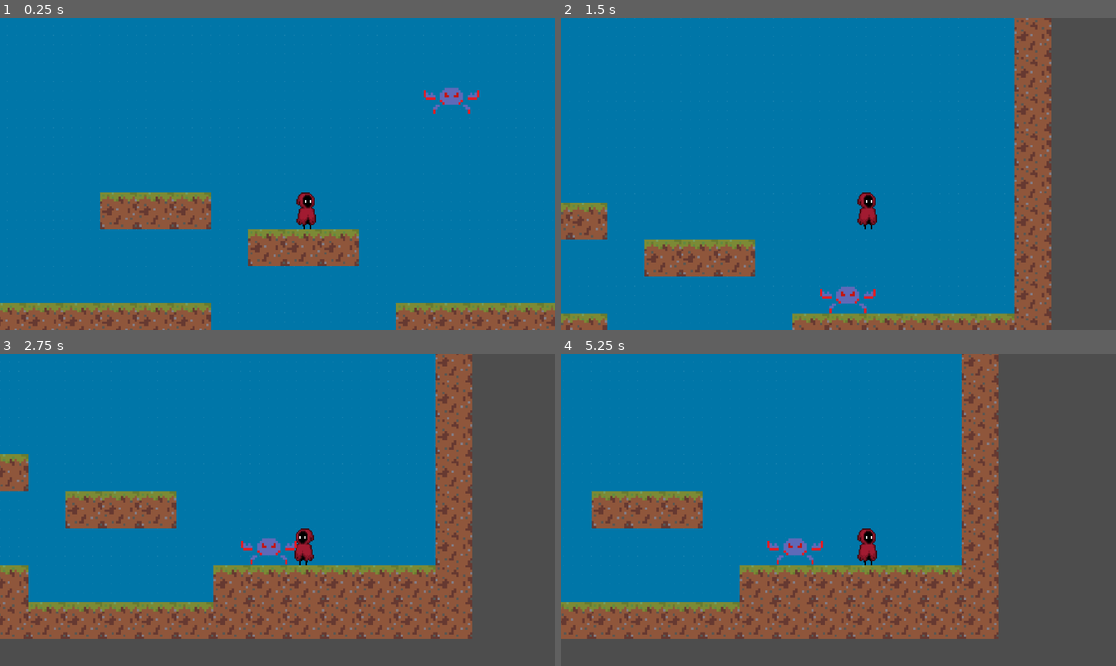
Above: before the commit, frames 1-4 (two rows, left to right).
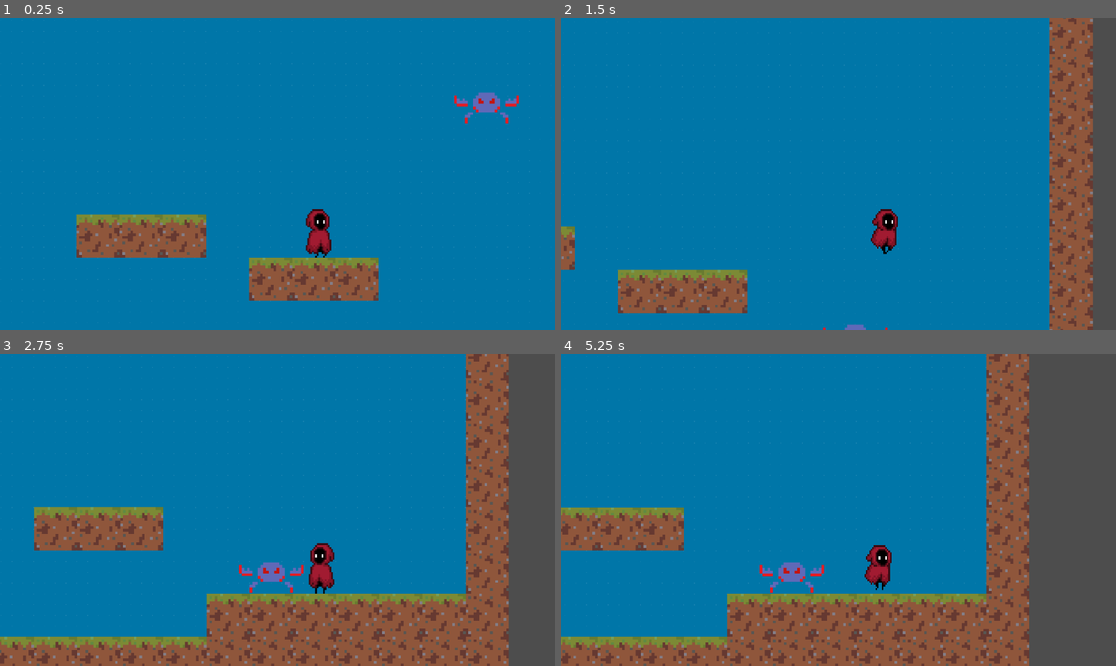
Above: after the commit, the same moments.

Repository: yeegz/Fallen-Asteri
Game: Godot game, scene res://scene.tscn
Two runs of this game, one before a commit and one after it. Both use one fixed random seed, a clock stepped at 60 frames per second and the inputs below. This scene is started directly instead of the project's main scene.
Inputs:
- Up to frame 1 (0.25 s): no input
- Up to frame 2 (1.5 s): tap Enter (ui_accept) at 0.5, 0.77 s; hold Right (ui_right) from 0.53 s (still down)
- Up to frame 3 (2.75 s): tap Enter (ui_accept) at 1.52 s; release Right (ui_right) at 2.03 s; hold Left (ui_left) from 2.03 s (still down)
- Up to frame 4 (5.25 s): tap Enter (ui_accept) at 2.75, 3.02, 3.77, 4.52 s; release Left (ui_left) at 2.78 s; hold Right (ui_right) 2.78-4.28 s; hold Left (ui_left) 4.28-5.03 s; hold Right (ui_right) from 5.03 s (still down)

The runs differ from the first frame. In frame 1, 17% of the frame differs, in the area x 0-100%, y 2-100%; in frame 2, 24%; in frame 3, 36%, in the area x 0-92%, y 0-100%; in frame 4, 32%.

Commit message:
implement and create running and idle animations

Diff:
--- a/Scenes/character_body_2d.gd
+++ b/Scenes/character_body_2d.gd
@@ -5,7 +5,7 @@
 var GRAVITY_VALUE = 1100
 var PLAYER_HP = 100
 var PLAYER_STAMINA = 100
-@onready var animation = $AnimationPlayer
+@onready var animation = $AnimatedSprite2D
 
 # Called every frame. 'delta' is the elapsed time since the previous frame.
 func _process(delta):
@@ -24,11 +24,16 @@
 	#Movement.
 	if direction:
 		velocity.x = SPEED * direction
+		animation.play("run")
 		if direction == 1:
-			$player.flip_h = false
+			$AnimatedSprite2D.flip_h = false
 		elif direction == -1:
-			$player.flip_h = true
-	else:
+			$AnimatedSprite2D.flip_h = true
+	elif direction == 0 or velocity.x == 0:
+		animation.play("idle")
+
+
+
 		#requires move_towards to enable stopping movement
 		velocity.x  = move_toward(1, 0, 1)
 
@@ -36,10 +41,9 @@
 	move_and_slide()
 
 	#Animation
-	if direction == 0:
+	if velocity.x == 0:
 		animation.play("idle")
-	else:
-		animation.stop()
+
 
 	#Attack
 	if Input.is_action_just_pressed("ui_attack") and direction == 1:
--- a/Scenes/character_body_2d.tscn
+++ b/Scenes/character_body_2d.tscn
@@ -1,58 +1,124 @@
-[gd_scene load_steps=8 format=3 uid="uid://c8br3cr26rf1a"]
+[gd_scene load_steps=19 format=3 uid="uid://c8br3cr26rf1a"]
 
 [ext_resource type="Script" path="res://Scenes/character_body_2d.gd" id="1_vkjrs"]
 [ext_resource type="Texture2D" uid="uid://b21kkulhea1qm" path="res://Sprite Assets/animsheet2.png" id="2_jupm6"]
+[ext_resource type="Texture2D" uid="uid://dn05j1cs3expf" path="res://Sprite Assets/AnimationSheet_Character.png" id="3_b43xp"]
+[ext_resource type="Texture2D" uid="uid://b6w1ojbruu21q" path="res://Sprite Assets/AnimationSheet_Character_4th_line.png" id="4_oiore"]
+
+[sub_resource type="AtlasTexture" id="AtlasTexture_x6m50"]
+atlas = ExtResource("3_b43xp")
+region = Rect2(0, 0, 32, 32)
+
+[sub_resource type="AtlasTexture" id="AtlasTexture_2nigw"]
+atlas = ExtResource("3_b43xp")
+region = Rect2(32, 0, 32, 32)
+
+[sub_resource type="AtlasTexture" id="AtlasTexture_m3sk3"]
+atlas = ExtResource("3_b43xp")
+region = Rect2(0, 32, 32, 32)
+
+[sub_resource type="AtlasTexture" id="AtlasTexture_ritpa"]
+atlas = ExtResource("3_b43xp")
+region = Rect2(32, 32, 32, 32)
+
+[sub_resource type="AtlasTexture" id="AtlasTexture_qc35b"]
+atlas = ExtResource("4_oiore")
+region = Rect2(0, 0, 31, 32)
+
+[sub_resource type="AtlasTexture" id="AtlasTexture_gh2e7"]
+atlas = ExtResource("4_oiore")
+region = Rect2(31, 0, 31, 32)
+
+[sub_resource type="AtlasTexture" id="AtlasTexture_j0evy"]
+atlas = ExtResource("4_oiore")
+region = Rect2(62, 0, 31, 32)
+
+[sub_resource type="AtlasTexture" id="AtlasTexture_y02gk"]
+atlas = ExtResource("4_oiore")
+region = Rect2(93, 0, 31, 32)
+
+[sub_resource type="AtlasTexture" id="AtlasTexture_jjfic"]
+atlas = ExtResource("4_oiore")
+region = Rect2(124, 0, 31, 32)
+
+[sub_resource type="AtlasTexture" id="AtlasTexture_qs1ah"]
+atlas = ExtResource("4_oiore")
+region = Rect2(155, 0, 31, 32)
+
+[sub_resource type="AtlasTexture" id="AtlasTexture_owt6q"]
+atlas = ExtResource("4_oiore")
+region = Rect2(186, 0, 31, 32)
+
+[sub_resource type="AtlasTexture" id="AtlasTexture_iwjdj"]
+atlas = ExtResource("4_oiore")
+region = Rect2(217, 0, 31, 32)
+
+[sub_resource type="SpriteFrames" id="SpriteFrames_ccfa5"]
+animations = [{
+"frames": [{
+"duration": 1.0,
+"texture": SubResource("AtlasTexture_x6m50")
+}, {
+"duration": 1.0,
+"texture": SubResource("AtlasTexture_2nigw")
+}, {
+"duration": 1.0,
+"texture": SubResource("AtlasTexture_m3sk3")
+}, {
+"duration": 1.0,
+"texture": SubResource("AtlasTexture_ritpa")
+}],
+"loop": true,
+"name": &"idle",
+"speed": 5.0
+}, {
+"frames": [{
+"duration": 1.0,
+"texture": SubResource("AtlasTexture_qc35b")
+}, {
+"duration": 1.0,
+"texture": SubResource("AtlasTexture_gh2e7")
+}, {
+"duration": 1.0,
+"texture": SubResource("AtlasTexture_j0evy")
+}, {
+"duration": 1.0,
+"texture": SubResource("AtlasTexture_y02gk")
+}, {
+"duration": 1.0,
+"texture": SubResource("AtlasTexture_jjfic")
+}, {
+"duration": 1.0,
+"texture": SubResource("AtlasTexture_qs1ah")
+}, {
+"duration": 1.0,
+"texture": SubResource("AtlasTexture_owt6q")
+}, {
+"duration": 1.0,
+"texture": SubResource("AtlasTexture_iwjdj")
+}],
+"loop": true,
+"name": &"run",
+"speed": 5.0
+}]
 
 [sub_resource type="RectangleShape2D" id="RectangleShape2D_31tk3"]
-size = Vector2(32, 63)
-
-[sub_resource type="Animation" id="Animation_uaelh"]
-length = 0.001
-tracks/0/type = "value"
-tracks/0/imported = false
-tracks/0/enabled = true
-tracks/0/path = NodePath("player:frame")
-tracks/0/interp = 1
-tracks/0/loop_wrap = true
-tracks/0/keys = {
-"times": PackedFloat32Array(0),
-"transitions": PackedFloat32Array(1),
-"update": 1,
-"values": [0]
-}
-
-[sub_resource type="Animation" id="Animation_p5l0m"]
-resource_name = "idle"
-loop_mode = 1
-tracks/0/type = "value"
-tracks/0/imported = false
-tracks/0/enabled = true
-tracks/0/path = NodePath("player:frame")
-tracks/0/interp = 1
-tracks/0/loop_wrap = true
-tracks/0/keys = {
-"times": PackedFloat32Array(0, 0.6),
-"transitions": PackedFloat32Array(1, 1),
-"update": 1,
-"values": [0, 1]
-}
-
-[sub_resource type="Animation" id="Animation_vyqqk"]
-resource_name = "run"
-
-[sub_resource type="AnimationLibrary" id="AnimationLibrary_2jx0c"]
-_data = {
-"RESET": SubResource("Animation_uaelh"),
-"idle": SubResource("Animation_p5l0m"),
-"run": SubResource("Animation_vyqqk")
-}
+size = Vector2(47, 76)
 
 [node name="CharacterBody2D" type="CharacterBody2D"]
 texture_filter = 1
 collision_layer = 3
 script = ExtResource("1_vkjrs")
 
+[node name="AnimatedSprite2D" type="AnimatedSprite2D" parent="."]
+position = Vector2(63.129, 81.5)
+scale = Vector2(2.36694, 2.65625)
+sprite_frames = SubResource("SpriteFrames_ccfa5")
+animation = &"idle"
+frame_progress = 0.210468
+
 [node name="player" type="Sprite2D" parent="."]
+visible = false
 position = Vector2(48, 63.5)
 scale = Vector2(2.125, 2.28125)
 texture = ExtResource("2_jupm6")
@@ -60,13 +126,10 @@
 vframes = 8
 
 [node name="playerphysics" type="CollisionShape2D" parent="."]
-position = Vector2(49, 64)
+position = Vector2(62.5, 86)
 shape = SubResource("RectangleShape2D_31tk3")
 
-[node name="AnimationPlayer" type="AnimationPlayer" parent="."]
-libraries = {
-"": SubResource("AnimationLibrary_2jx0c")
-}
-
 [node name="Camera2D" type="Camera2D" parent="."]
-zoom = Vector2(1.2, 1.2)
+position = Vector2(3.8147e-06, 3.8147e-06)
+scale = Vector2(1, 1)
+zoom = Vector2(1.4, 1.4)
